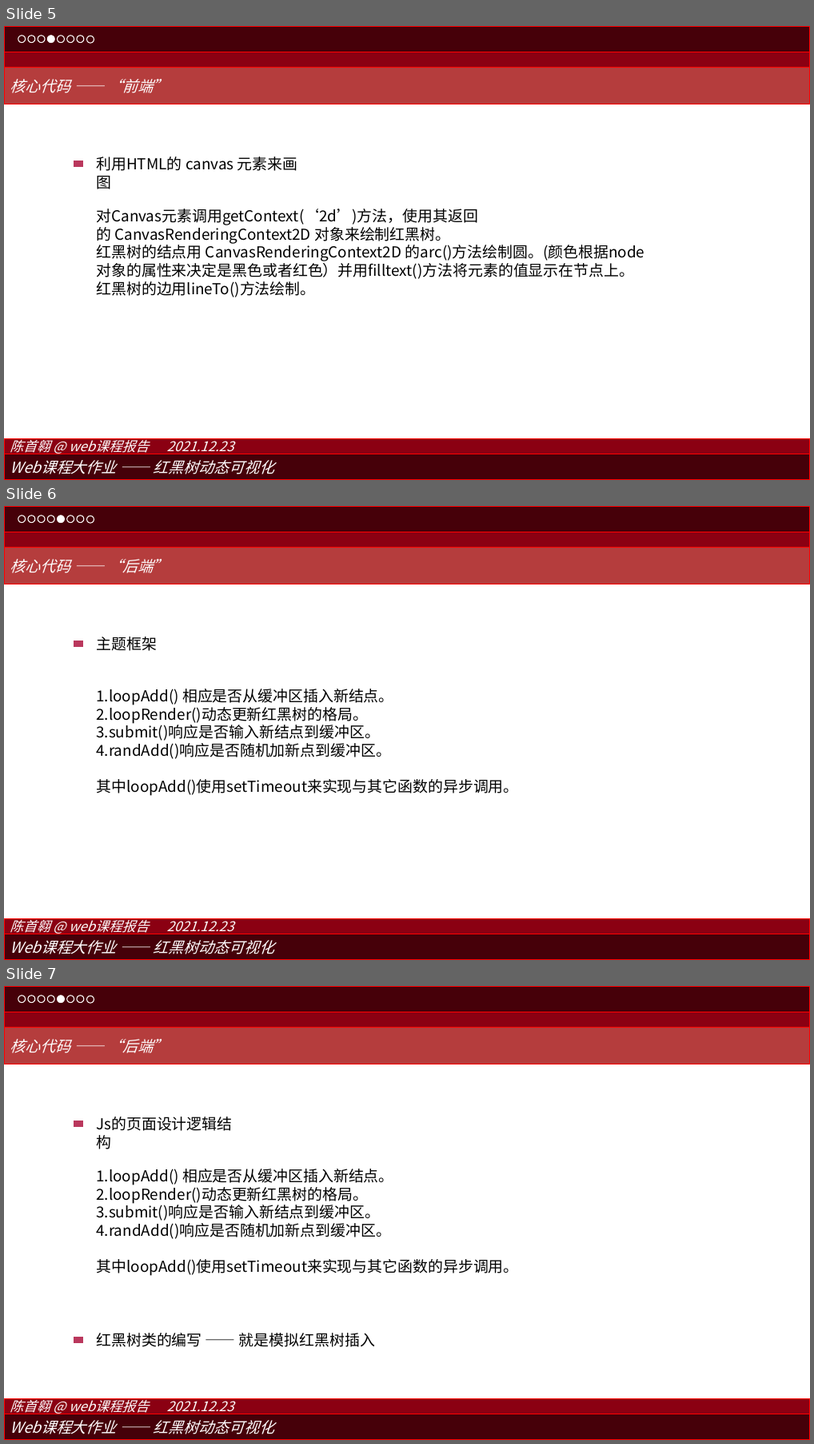
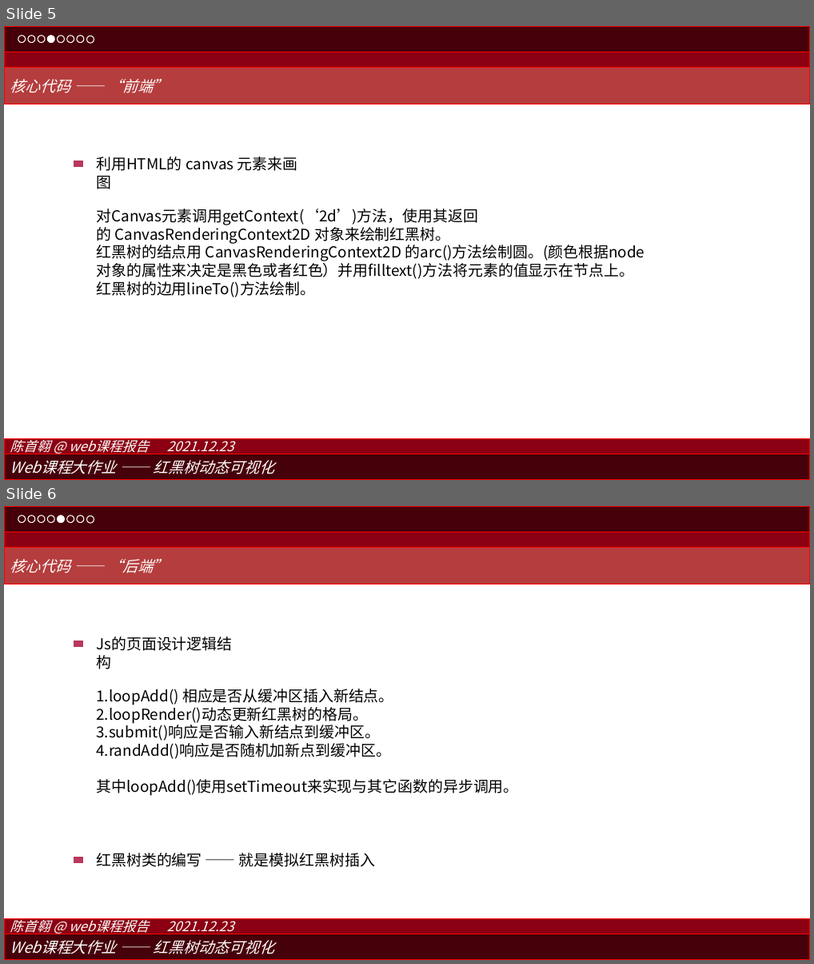
Before and after one commit to shouao/2019213892, a slide deck: 03/slide.pptx. Shown one above the other, each under a label of ours: slides 5, 6 and 7 before the commit, slides 5 and 6 after it. The pictures are 814x1444 and 814x964 pixels, drawn with LibreOffice and Linux fonts; fonts in the diff are those of the drawing. Boxes give left, top, right and bottom in pixels: in the first picture for what was removed or moved away, otherwise in the second. Text is boxed around its words. In the diff, an @@ line names an element or a change of style, - is before the commit and + after.

```diff
--- a/03/slide.pptx
+++ b/03/slide.pptx
@@ slide 6 removed at [4,506,810,960], background #FFFFFF @@
@@ rectangle removed at [4,506,810,532] @@
@@ ellipse removed at [18,516,25,523] @@
@@ ellipse removed at [28,516,35,523] @@
@@ ellipse removed at [38,516,45,523] @@
@@ ellipse removed at [47,516,55,523] @@
@@ ellipse removed at [58,516,65,523] @@
@@ ellipse removed at [67,516,74,523] @@
@@ ellipse removed at [77,516,84,523] @@
@@ ellipse removed at [87,516,94,523] @@
@@ rectangle removed at [4,532,810,548] @@
@@ rectangle removed at [4,548,810,584] @@
-核心代码 —— “后端”
@@ rectangle removed at [74,640,82,646] @@
@@ text removed at [96,636,157,651] @@
-主题框架
@@ text removed at [96,688,518,796] @@
-1.loopAdd() 相应是否从缓冲区插入新结点。
-2.loopRender()动态更新红黑树的格局。
-3.submit()响应是否输入新结点到缓冲区。
-4.randAdd()响应是否随机加新点到缓冲区。
-其中loopAdd()使用setTimeout来实现与其它函数的异步调用。
@@ rectangle removed at [4,934,810,960] @@
-Web课程大作业 —— 红黑树动态可视化
@@ rectangle removed at [4,918,810,934] @@
-陈首翱 @ web课程报告 2021.12.23
@@ what was slide 7 is now slide 6 @@
```
Also in this commit, not shown: 1 slide changed, 2 other slides removed.
